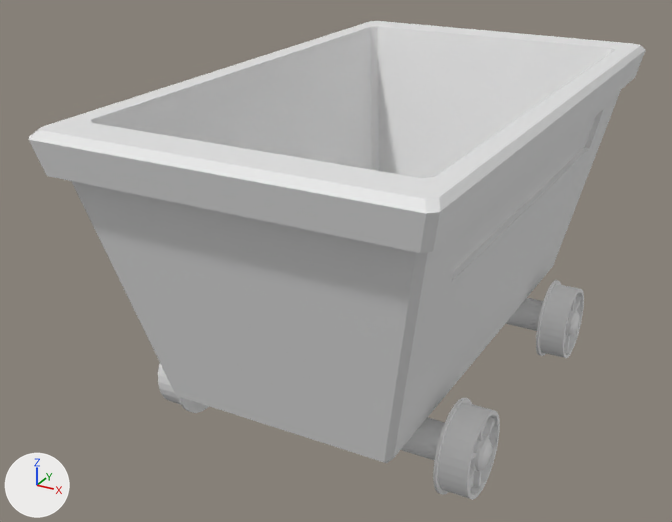
One commit to the Blender file external-resources/blender/cart.blend: the scene before it, then after it.
Both versions are drawn from a 50 mm camera at (14.3, -32.8, 21.0) aimed at (-1.6, -3.8, 6.5). The lights are fixed; the arrows at lower left show +X, +Y and +Z.

The scene before the commit, as lines of its bpy script (objects in view):
```python
me_cube = bpy.data.meshes.new('Cube')
me_cube.from_pydata(...)  # 2030 vertices, 1970 faces; spans x -6.6..6.6, y -11.4..11.4, z -7.4..5.0
ob_cart = bpy.data.objects.new('Cart', me_cube)
ob_cart.location = (0.0, -2.55, 8.45)
```
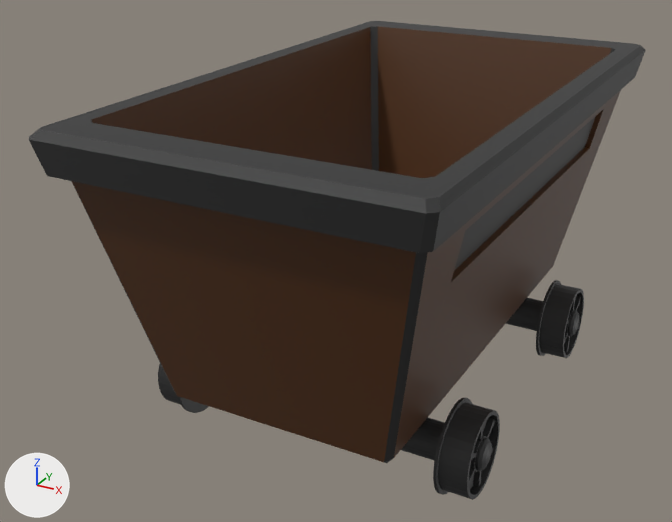
The newer file is also rescaled (x0.17), turned or shifted as a whole; pictures and numbers use the older file's frame.

Pixel boxes (x1, y1, x2, y2) of what changed, in the pictures (672 x 522 px):
part 1 of me_cube, recoloured (grey to brown)
    both: (91, 27, 612, 457)
part 2 of me_cube, recoloured (grey to brown)
    both: (72, 181, 465, 462)
part 3 of me_cube, recoloured (white to brown)
    both: (378, 26, 621, 260)
part 4 of me_cube, recoloured (white to grey)
    both: (29, 21, 646, 500)

The change, as a diff of the scene's bpy script:
```diff
--- a/external-resources/blender/cart.blend.py
+++ b/external-resources/blender/cart.blend.py
@@ mat_wood @@
+mat_wood = principled_material('Wood')
+mat_wood.base_color = (0.0766, 0.0248, 0.00332)  # brown #4e2c0b
+mat_wood.roughness = 0.4
@@ mat_steel @@
+mat_steel = principled_material('Steel')
+mat_steel.base_color = (0.0254, 0.0254, 0.0254)  # black #2c2c2c
@@ me_cube @@
 me_cube.from_pydata(...)  # 2030 vertices, 1970 faces; spans x -6.6..6.6, y -11.4..11.4, z -7.4..5.0
 # used by ob_cart; location = (0.0, -2.55, 8.45)
+# me_cube part 1: 16 of the faces centred in x -5.9..5.9, y 0.0..0.1, z -5.0..3.3 switch from no material to mat_wood (brown #4e2c0b)
+# me_cube part 2: 9 of the faces centred in x -5.6..5.6, y -9.5..-7.5, z -0.6..2.1 switch from no material to mat_wood (brown #4e2c0b)
+# me_cube part 3: 9 of the faces centred in x -5.6..5.6, y 7.6..9.5, z -0.6..2.1 switch from no material to mat_wood (brown #4e2c0b)
+# me_cube part 4: 1936 of the faces centred in x -6.5..6.5, y -11.3..11.3, z -7.3..5.0 switch from no material to mat_steel (black #2c2c2c)
```
